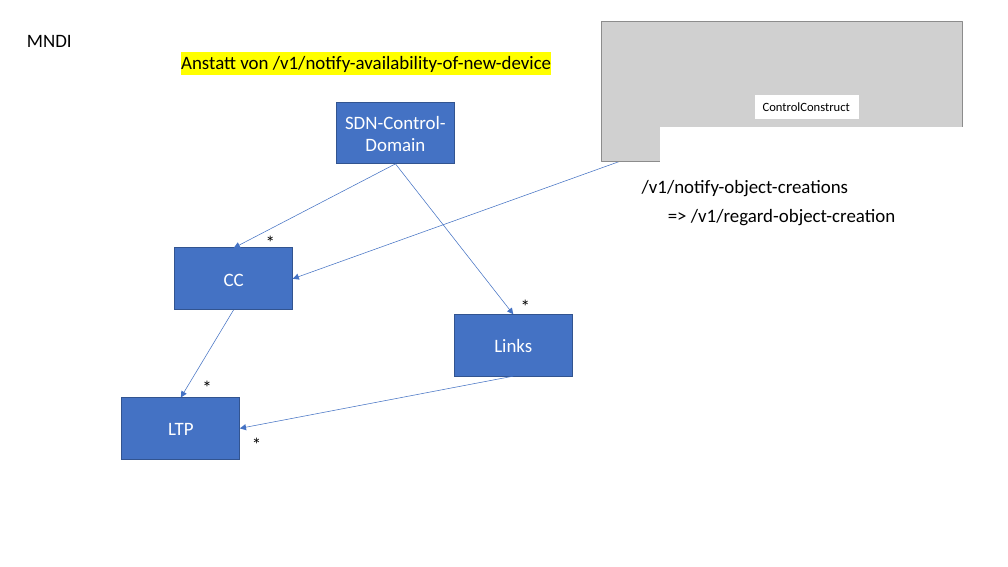
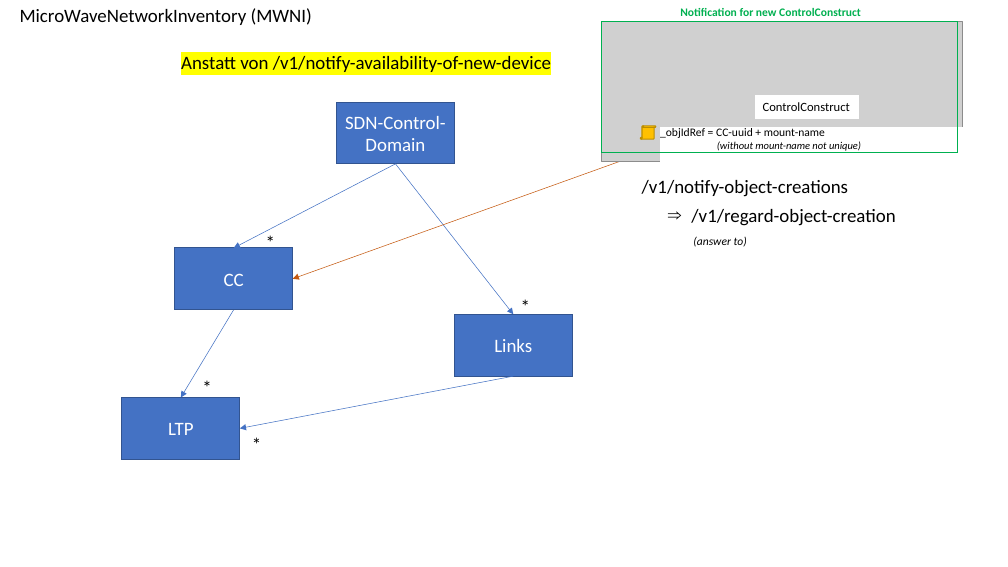
Before and after one commit to openBackhaul/MicroWaveDeviceInventory, a slide deck: slide 2 of spec/input/sketch offered notifications.pptx. Drawn at 1008x567 pixels with LibreOffice and Linux fonts; fonts in the diff are those of the drawing; grey boxes stand for pictures. Boxes give left, top, right and bottom in pixels: in the first picture for what was removed or moved away, otherwise in the second. Text is boxed around its words. In the diff, an @@ line names an element or a change of style, - is before the commit and + after.

```diff
--- a/spec/input/sketch offered notifications.pptx
+++ b/spec/input/sketch offered notifications.pptx
@@ text added at (20, 8, 312, 25), 18 pt, text #000000 @@
+MicroWaveNetworkInventory (MWNI)
@@ rectangle added at (602, 22, 957, 152), outline #00B050 1 pt @@
@@ text added at (680, 8, 861, 16), 11 pt, text #00B050, bold @@
+Notification for new ControlConstruct
@@ text removed at (27, 35, 72, 47) @@
-MNDI
@@ vertical scroll added at (640, 126, 656, 139), fill #FFC000, outline #BD8E00 1 pt @@
@@ text added at (660, 128, 861, 153), 11 pt, text #000000 @@
+_objIdRef = CC-uuid + mount-name
+(without mount-name not unique)
@@ arrow (631, 157) - (293, 279): stroke #4472C4 0.5 pt to #C55A11 0.5 pt @@
@@ text at (691, 209, 895, 247): text changed @@
-=> /v1/regard-object-creation
+⇒ /v1/regard-object-creation
+(answer to)
```
Also in this commit, not shown: 2 other slides changed, 2 slides added.
